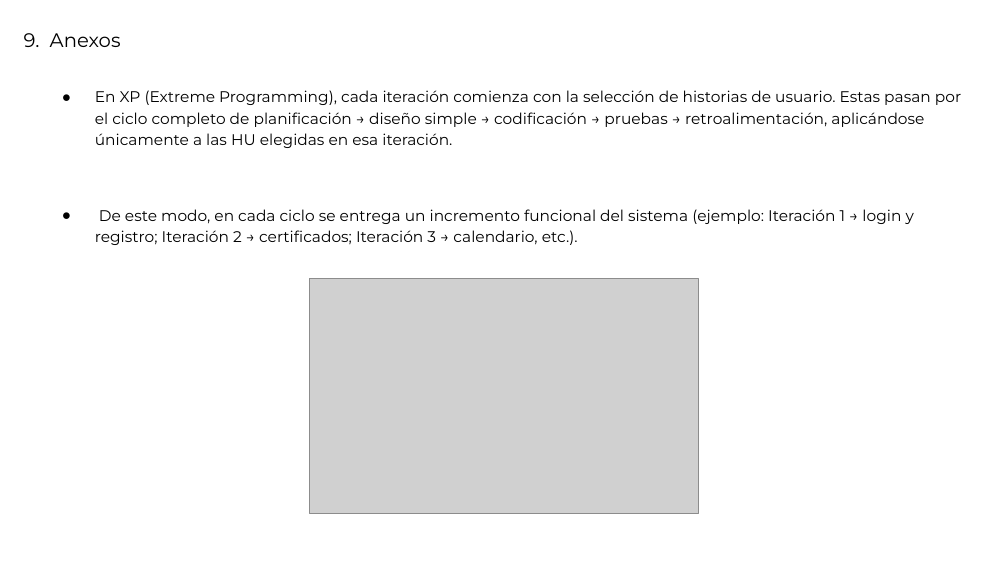
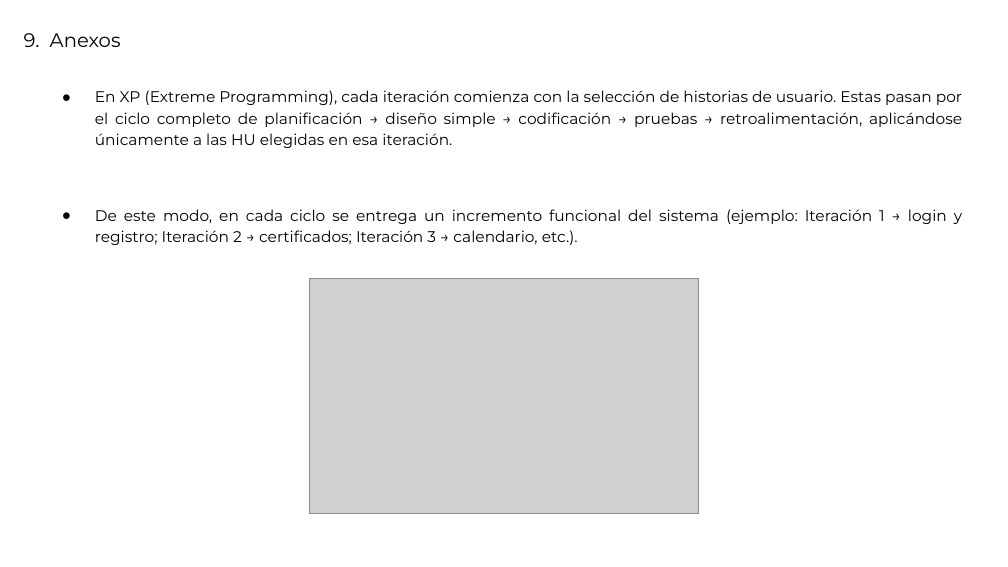
Before and after one commit to mauriciopinavalenzuela/CAPSTONE, a slide deck: slide 11 of DOCUMENTOS FASE1/evidencias grupales/Presentación_Proyecto.pptx. Drawn at 1008x567 pixels with LibreOffice and Linux fonts; fonts in the diff are those of the drawing; grey boxes stand for pictures. Boxes give left, top, right and bottom in pixels: in the first picture for what was removed or moved away, otherwise in the second. Text is boxed around its words. In the diff, an @@ line names an element or a change of style, - is before the commit and + after.

```diff
--- a/DOCUMENTOS FASE1/evidencias grupales/Presentación_Proyecto.pptx
+++ b/DOCUMENTOS FASE1/evidencias grupales/Presentación_Proyecto.pptx
@@ text "En XP (Extreme Programming), cada ..." at [95, 90, 962, 245]: alignment left to justified @@
```
Also in this commit, not shown: 11 other slides changed, 3 other files.
